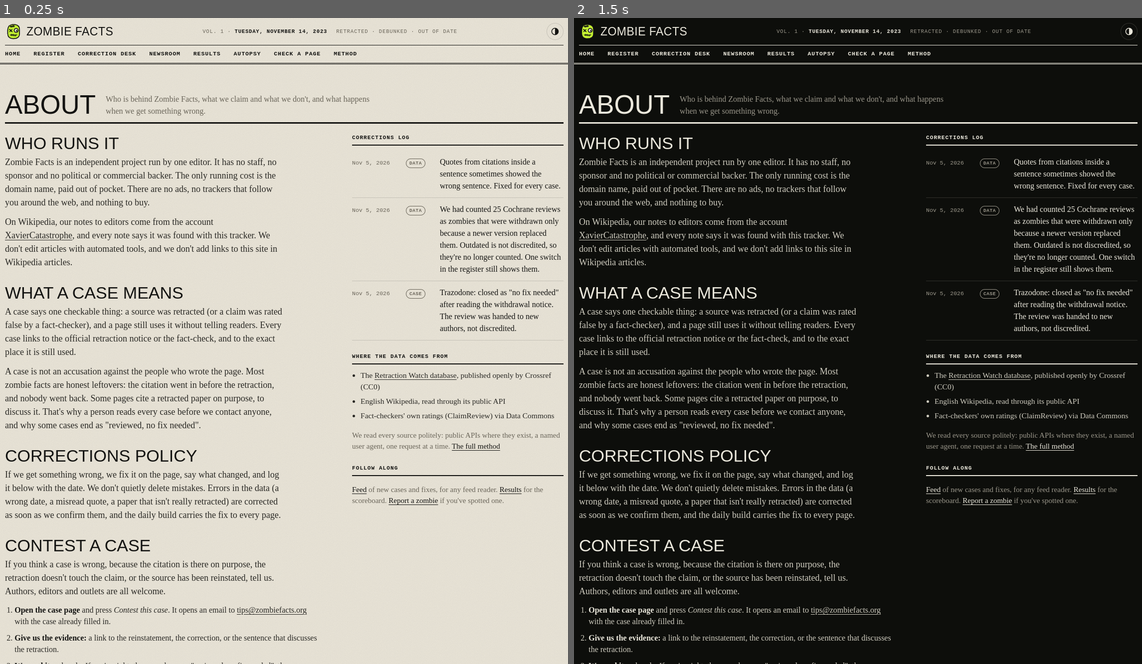
Above: before the commit, frames 1-2 (left to right).
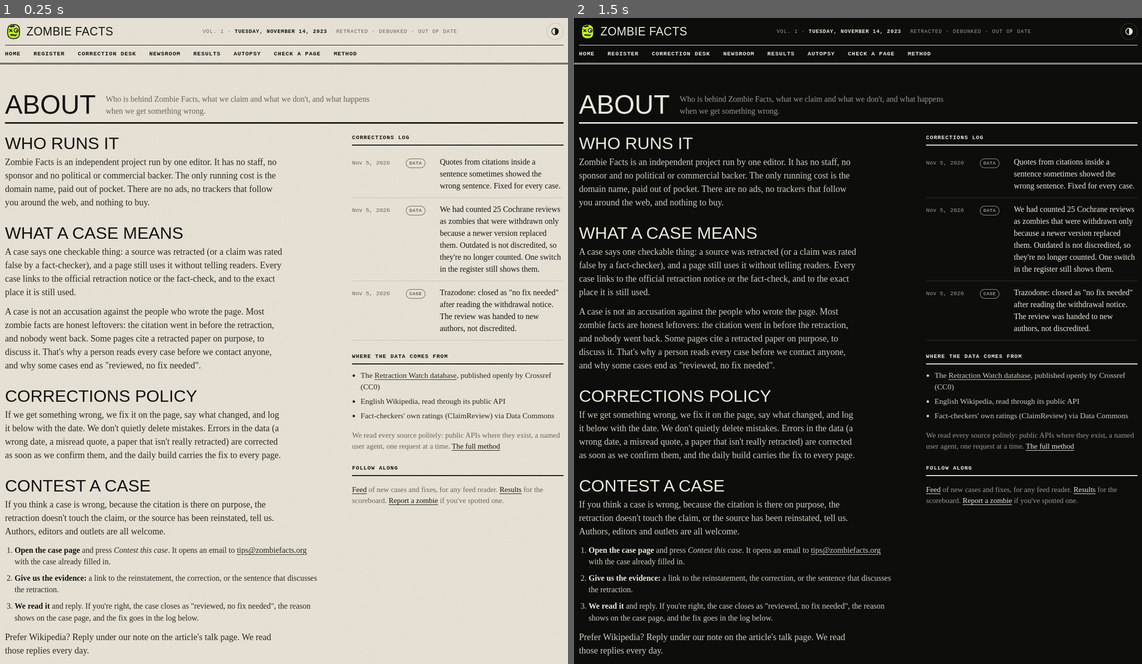
Above: after the commit, the same moments.

Repository: colinrobinson-labs/zombie-facts
Game: browser game, page about/index.html
Same seed, same stepped clock (60 frames per second), same inputs: the game is played once before the commit and once after it.
Inputs:
- Up to frame 1 (0.25 s): no input
- Up to frame 2 (1.5 s): click "Switch light or dark" at 1.27 s

The runs differ from the first frame. In frame 1, 7.1% of the frame differs, in the area x 0-56%, y 30-100%; in frame 2, 7.2%.

Commit message:
Remove remaining credits: no account names on the site or in public data
Co-Authored-By: Claude Opus 5.5 <noreply@anthropic.com>
Claude-Session: https://claude.ai/code/session_01Avo9TcLdyxSdAGjTxmaBXg

Diff:
--- a/about/index.html
+++ b/about/index.html
@@ -41,7 +41,6 @@
       <div class="ab-main">
         <h3>Who runs it</h3>
         <p>Zombie Facts is an independent project run by one editor. It has no staff, no sponsor and no political or commercial backer. The only running cost is the domain name, paid out of pocket. There are no ads, no trackers that follow you around the web, and nothing to buy.</p>
-        <p>On Wikipedia, our notes to editors come from the account <a href="https://en.wikipedia.org/wiki/User:XavierCatastrophe" target="_blank" rel="noopener">XavierCatastrophe</a>, and every note says it was found with this tracker. We don't edit articles with automated tools, and we don't add links to this site in Wikipedia articles.</p>
 
         <h3>What a case means</h3>
         <p>A case says one checkable thing: a source was retracted (or a claim was rated false by a fact-checker), and a page still uses it without telling readers. Every case links to the official retraction notice or the fact-check, and to the exact place it is still used.</p>
--- a/outreach.json
+++ b/outreach.json
@@ -10,7 +10,6 @@
    "reviewed": "2026-11-05",
    "section": "Retracted source: Therapeutic touch for healing acute wounds (Pub 3)",
    "text": "The section \"Health and medicine\" cites ''Therapeutic touch for healing acute wounds (Pub 3)'' ([https:// …(731 unchanged characters)…
-   "by": "XavierCatastrophe",
    "posted": "2026-11-05T19:47Z",
    "revid": 1383949510,
    "diff": "https://en.wikipedia.org/w/index.php?diff=1383949510"
@@ -35,7 +34,6 @@
    "reviewed": "2026-11-05",
    "section": "Retracted source: A Ligand-Gated Association between Cytoplasmic Domains of…",
    "text": "The section \"Extracellular signaling\" cites ''A Ligand-Gated Association between Cytoplasmic Domains of U …(765 unchanged characters)…
-   "by": "XavierCatastrophe",
    "posted": "2026-11-05T19:47Z",
    "revid": 1383949524,
    "diff": "https://en.wikipedia.org/w/index.php?diff=1383949524"
@@ -49,7 +47,6 @@
    "reviewed": "2026-11-05",
    "section": "Retracted source: Personality and morphology shape task participation,…",
    "text": "The article cites ''Personality and morphology shape task participation, collective foraging and escape beh …(641 unchanged characters)…
-   "by": "XavierCatastrophe",
    "posted": "2026-11-05T19:47Z",
    "revid": 1383949539,
    "diff": "https://en.wikipedia.org/w/index.php?diff=1383949539"
@@ -84,7 +81,6 @@
    "reviewed": "2026-11-05",
    "section": "Retracted source: 'Fraternal Socialism': The International Reconstruction of…",
    "text": "The section \"Students\" cites ''\"Fraternal Socialism\": The International Reconstruction of North Korea,  …(713 unchanged characters)…
-   "by": "XavierCatastrophe",
    "posted": "2026-11-05T20:28Z",
    "revid": 1383955248,
    "diff": "https://en.wikipedia.org/w/index.php?diff=1383955248"
@@ -98,7 +94,6 @@
    "reviewed": "2026-11-05",
    "section": "Retracted source: A Bacterium That Can Grow by Using Arsenic Instead of…",
    "text": "The December entry \"2 December – NASA-supported researchers discover the first microorganism known to be a …(679 unchanged characters)…
-   "by": "XavierCatastrophe",
    "posted": "2026-11-05T20:28Z",
    "revid": 1383955251,
    "diff": "https://en.wikipedia.org/w/index.php?diff=1383955251"
@@ -113,7 +108,6 @@
    "section": "Two retracted sources (SCIPIO stem-cell trial; skin-to-neuron paper)",
    "text": "Two entries on this page cite papers that have since been retracted:\n* November: \"A study of heart failur …(995 unchanged characters)…
    "combined": "One talk-page section covers both 2011 in science notes.",
-   "by": "XavierCatastrophe",
    "posted": "2026-11-05T20:28Z",
    "revid": 1383955265,
    "diff": "https://en.wikipedia.org/w/index.php?diff=1383955265"
@@ -128,7 +122,6 @@
    "section": "Two retracted sources (SCIPIO stem-cell trial; skin-to-neuron paper)",
    "text": "Two entries on this page cite papers that have since been retracted:\n* November: \"A study of heart failur …(995 unchanged characters)…
    "combined": "One talk-page section covers both 2011 in science notes.",
-   "by": "XavierCatastrophe",
    "posted": "2026-11-05T20:28Z",
    "revid": 1383955265,
    "diff": "https://en.wikipedia.org/w/index.php?diff=1383955265"
--- a/src/pages/_about.html
+++ b/src/pages/_about.html
@@ -4,7 +4,6 @@
       <div class="ab-main">
         <h3>Who runs it</h3>
         <p>Zombie Facts is an independent project run by one editor. It has no staff, no sponsor and no political or commercial backer. The only running cost is the domain name, paid out of pocket. There are no ads, no trackers that follow you around the web, and nothing to buy.</p>
-        <p>On Wikipedia, our notes to editors come from the account <a href="https://en.wikipedia.org/wiki/User:XavierCatastrophe" target="_blank" rel="noopener">XavierCatastrophe</a>, and every note says it was found with this tracker. We don't edit articles with automated tools, and we don't add links to this site in Wikipedia articles.</p>
 
         <h3>What a case means</h3>
         <p>A case says one checkable thing: a source was retracted (or a claim was rated false by a fact-checker), and a page still uses it without telling readers. Every case links to the official retraction notice or the fact-check, and to the exact place it is still used.</p>
